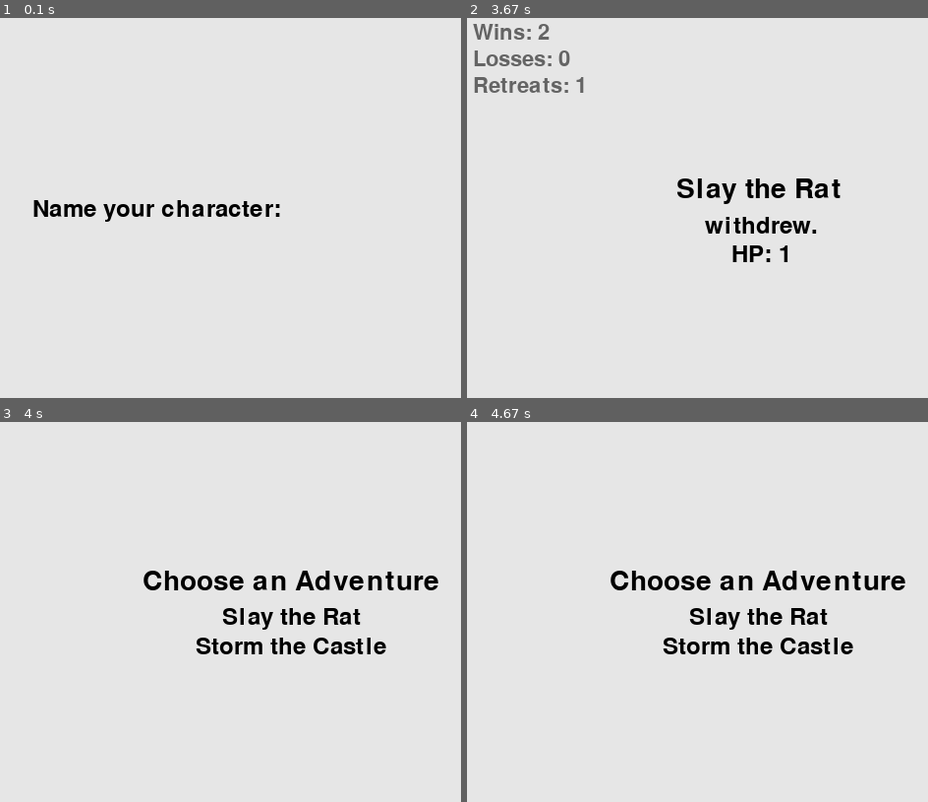
Above: before the commit, frames 1-4 (two rows, left to right).
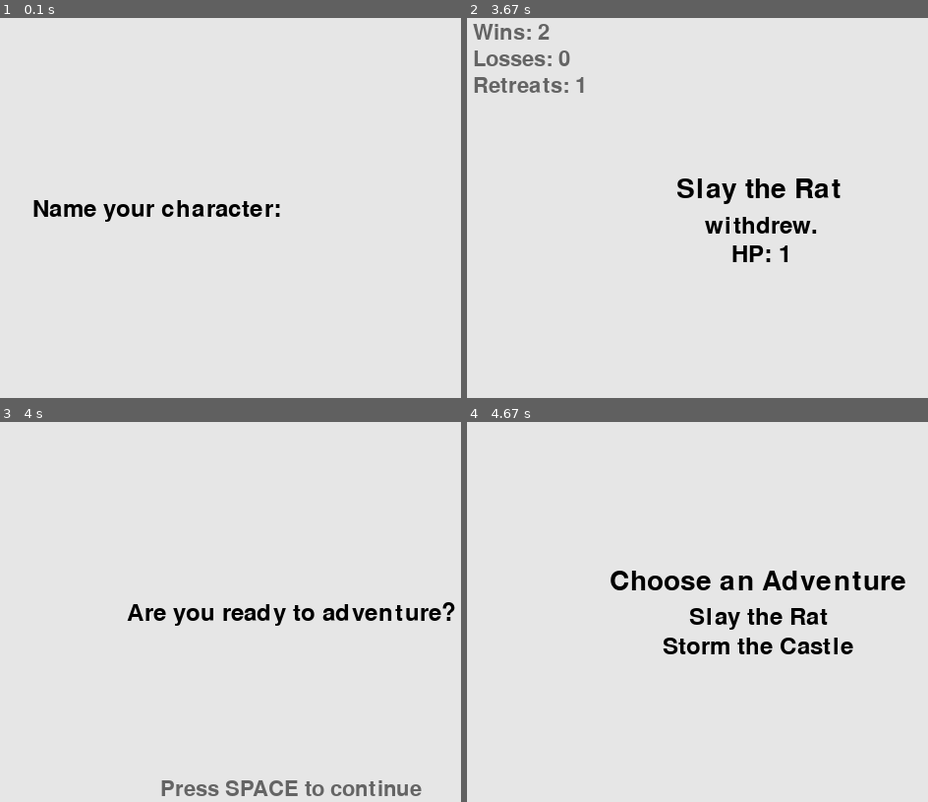
Above: after the commit, the same moments.

Repository: Josef-Gray/adorable-hopelessness
Game: pygame game, started from adhop.py
The game is run twice, just before and just after one commit, with the same random seed, the same clock (stepped at 60 frames per second) and the same inputs.
Inputs (mouse positions are in pixels of both pictures, inside the frame that each line leads up to):
- Up to frame 1 (0.1 s): no input
- Up to frame 2 (3.67 s): tap Enter at 0.33 s; tap Space at 0.67, 1.4, 1.7, 2.28, 2.58 s; click (757, 211) at 1.05 s; move the mouse to (540, 139) at 1.37 s; click (757, 242) at 1.93 s; move the mouse to (785, 189) at 2.25 s; click (757, 211) at 3.33 s; move the mouse to (803, 177) at 3.65 s
- Up to frame 3 (4 s): tap Space at 3.68, 3.98 s
- Up to frame 4 (4.67 s): no input

Frames 1-2 are identical in both runs. In frame 3, 5.1% of the frame differs, in the area x 27-99%, y 39-99%; in frame 4, nothing differs.

Commit message:
Move ready-screen into a class.

Diff:
--- a/adhop.py
+++ b/adhop.py
@@ -3,6 +3,7 @@
 
 import flags
 import init
+import screen
 from adventure import choose_adventure, start_adventure
 from mission import Mission
 
@@ -28,7 +29,7 @@
     # Loop ready / results
     while True:
         # Ready to adventure?
-        init.player_ready(bg_surface, bg_color)
+        screen.ReadyScreen(bg_surface, bg_color).run()
 
         # Choose an adventure
         mission = choose_adventure(bg_surface, bg_color, missions)
--- a/init.py
+++ b/init.py
@@ -53,33 +53,6 @@
     bg_surface.blit(msg_image, msg_image_rect)
 
 
-def draw_ready_question(bg_surface):
-    """Draw the prompt for game readiness."""
-    bg_surface_rect = bg_surface.get_rect()
-
-    # Render question and position in the center of bg_surface.
-    ready = "Are you ready to adventure?"
-    ready_text_color = (0, 0, 0)
-    ready_font = pygame.font.SysFont(None, 36)
-    ready_image = ready_font.render(ready, True, ready_text_color)
-    ready_image_rect = ready_image.get_rect()
-    ready_image_rect.center = bg_surface_rect.center
-
-    # Render instruction and position at the center bottom of
-    # bg_surface.
-    inst = "Press SPACE to continue"
-    inst_text_color = (100, 100, 100)
-    inst_font = pygame.font.SysFont(None, 32)
-    inst_image = inst_font.render(inst, True, inst_text_color)
-    inst_image_rect = inst_image.get_rect()
-    inst_image_rect.centerx = bg_surface_rect.centerx
-    inst_image_rect.bottom = bg_surface_rect.bottom - 10
-
-    # Draw messages.
-    bg_surface.blit(ready_image, ready_image_rect)
-    bg_surface.blit(inst_image, inst_image_rect)
-
-
 def set_player_name(bg_surface, bg_color):
     """Set player name.
 
@@ -113,21 +86,3 @@
 
         # Make the most recently drawn bg_surface visible.
         pygame.display.flip()
-
-
-def player_ready(bg_surface, bg_color):
-    """Ask player if ready to play."""
-    while True:
-        for event in pygame.event.get():
-            if event.type == pygame.QUIT:
-                sys.exit()
-            elif event.type == pygame.KEYDOWN:
-                if event.key == pygame.K_SPACE:
-                    return
-
-        # Draw objects.
-        bg_surface.fill(bg_color)
-        draw_ready_question(bg_surface)
-
-        # Make the most recently drawn bg_surface visible.
-        pygame.display.flip()
--- /dev/null
+++ b/screen.py
@@ -0,0 +1,94 @@
+"""Classes for modeling game screens."""
+
+import sys
+import pygame
+
+class Screen():
+    """A representation of a game screen."""
+
+    def __init__(self, bg_surface, bg_color):
+        """Initialize screen attributes."""
+        self.bg_surface = bg_surface
+        self.bg_color = bg_color
+
+        # Create screen in inactive state.
+        self.active = False
+
+    def catch_events(self):
+        """Catch common events and include events for specific screens."""
+        for event in pygame.event.get():
+            if event.type == pygame.QUIT:
+                sys.exit()
+            else:
+                self.catch_special_events(event)
+
+    def display(self):
+        """Draw and display the screen."""
+        # Fill background color.
+        self.bg_surface.fill(self.bg_color)
+
+        # Draw objects.
+        self.draw_objects()
+
+        # Make the most recently drawn bg_surface visible.
+        pygame.display.flip()
+
+    def catch_special_events(self):
+        """Overridable function for screen-specific events."""
+        pass
+
+    def draw_objects(self):
+        """Overridable function for screen-specific objects."""
+        pass
+
+    def run(self):
+        """Run the screen's game loop."""
+        # Make the screen state active.
+        self.active = True
+
+        while self.active:
+            # Check for events.
+            self.catch_events()
+
+            # Draw the screen.
+            self.display()
+
+
+class ReadyScreen(Screen):
+    """The "ready to adventure" screen."""
+
+    def __init__(self, bg_surface, bg_color):
+        """Initialize screen attributes."""
+        super().__init__(bg_surface, bg_color)
+
+    def catch_special_events(self, event):
+        """Catch screen-specific events."""
+        if event.type == pygame.KEYDOWN:
+            if event.key == pygame.K_SPACE:
+                self.active = False
+
+    def draw_objects(self):
+        """Draw the prompt for game readiness."""
+        bg_surface_rect = self.bg_surface.get_rect()
+
+        # Render question and position in the center of bg_surface.
+        ready = "Are you ready to adventure?"
+        ready_text_color = (0, 0, 0)
+        ready_font = pygame.font.SysFont(None, 36)
+        ready_image = ready_font.render(ready, True, ready_text_color)
+        ready_image_rect = ready_image.get_rect()
+        ready_image_rect.center = bg_surface_rect.center
+
+        # Render instruction and position at the center bottom of
+        # bg_surface.
+        inst = "Press SPACE to continue"
+        inst_text_color = (100, 100, 100)
+        inst_font = pygame.font.SysFont(None, 32)
+        inst_image = inst_font.render(inst, True, inst_text_color)
+        inst_image_rect = inst_image.get_rect()
+        inst_image_rect.centerx = bg_surface_rect.centerx
+        inst_image_rect.bottom = bg_surface_rect.bottom - 10
+
+        # Draw messages.
+        self.bg_surface.blit(ready_image, ready_image_rect)
+        self.bg_surface.blit(inst_image, inst_image_rect)
